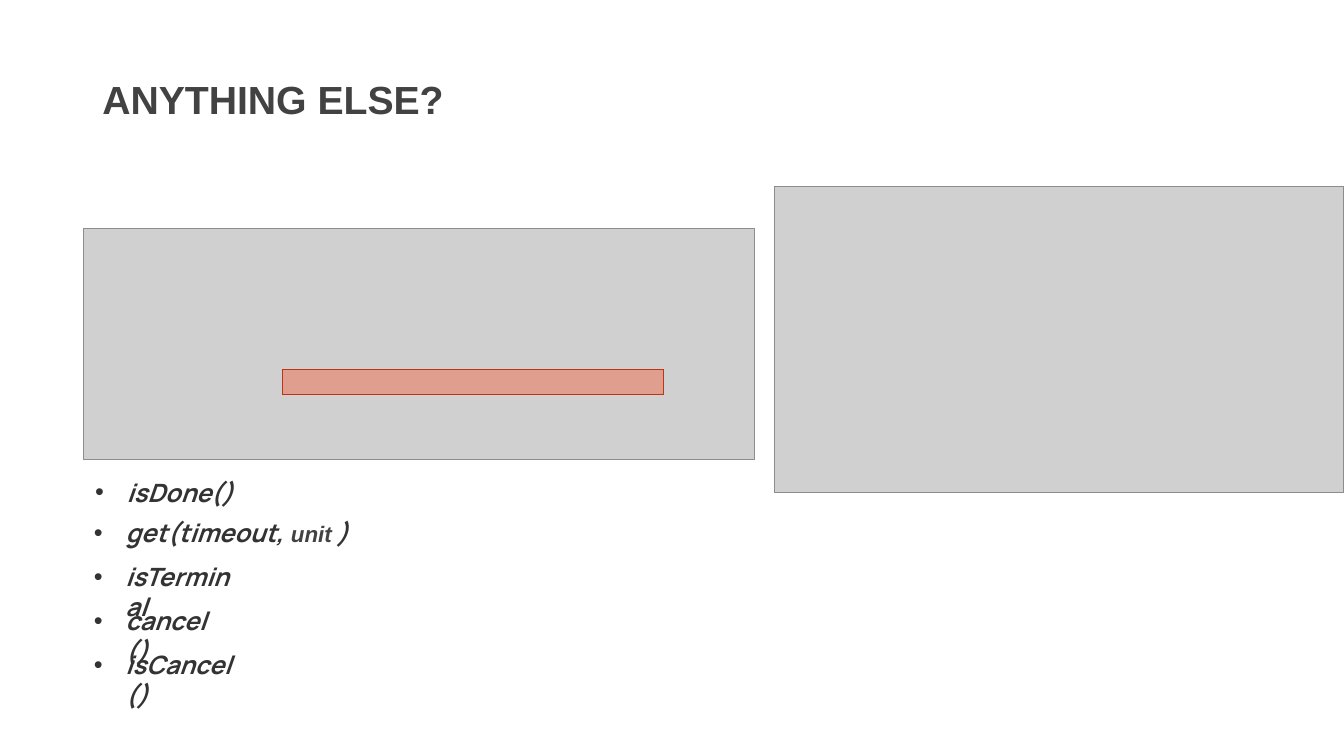
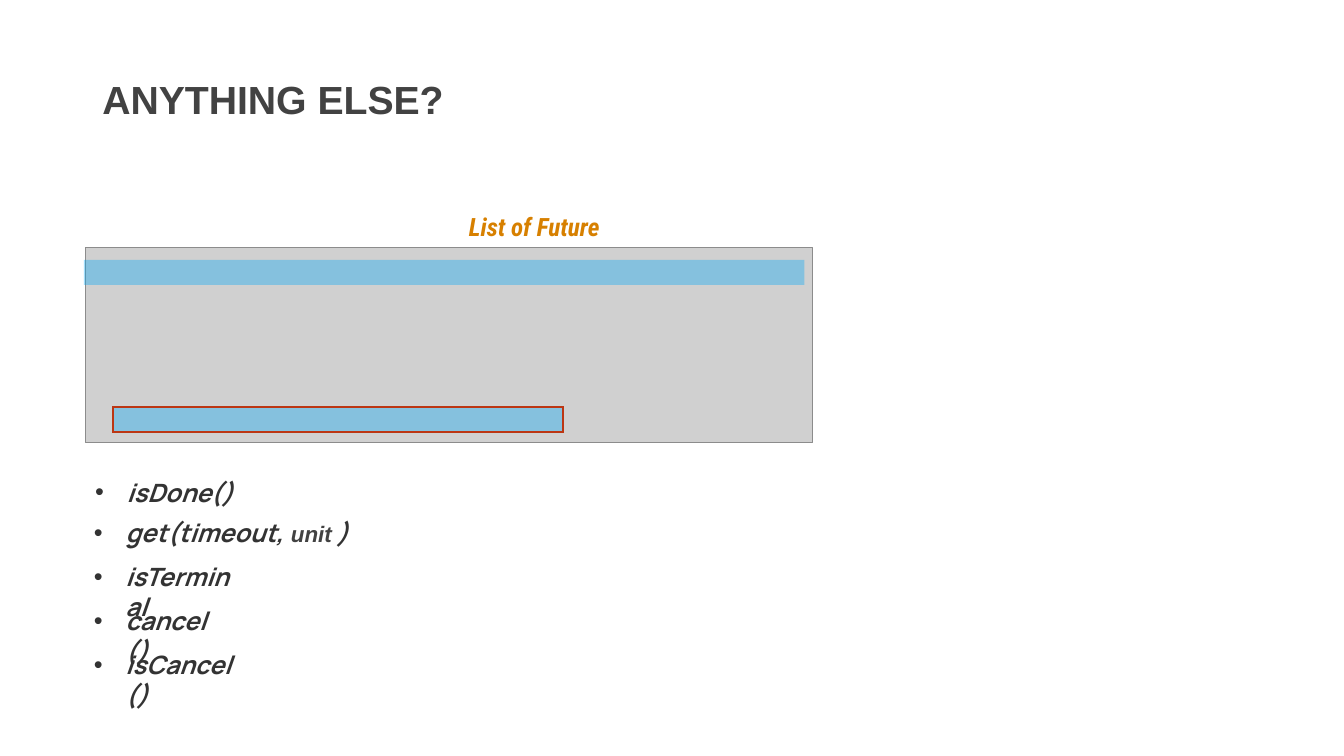
Before and after one commit to DevDay2019-AxonActive/DevDay2019---Advanced-Java, a slide deck: slide 6 of presentations/java_future.pptx (slide 7 before the commit). Drawn at 1344x756 pixels with LibreOffice and Linux fonts; fonts in the diff are those of the drawing; grey boxes stand for pictures; background and template pictures are left out. Boxes give left, top, right and bottom in pixels: in the first picture for what was removed or moved away, otherwise in the second. Text is boxed around its words. In the diff, an @@ line names an element or a change of style, - is before the commit and + after.

```diff
--- a/presentations/java_future.pptx
+++ b/presentations/java_future.pptx
@@ picture removed at <box>775,187,1344,493</box> @@
@@ text added at <box>469,216,599,237</box>, 18 pt, text #D78000, bold, italic @@
+List of Future
@@ rectangle added at <box>84,260,805,285</box>, fill #02A9F7 at 36% opacity @@
@@ picture: place and size @@
-picture at <box>84,229,754,460</box>
+picture at <box>86,247,814,443</box>
@@ rectangle removed at <box>282,370,663,395</box> @@
@@ rectangle added at <box>113,407,563,433</box>, fill #02A9F7 at 36% opacity, outline #BD3713 1 pt @@
```
Also in this commit, not shown: 2 other slides changed, 1 slide removed.
